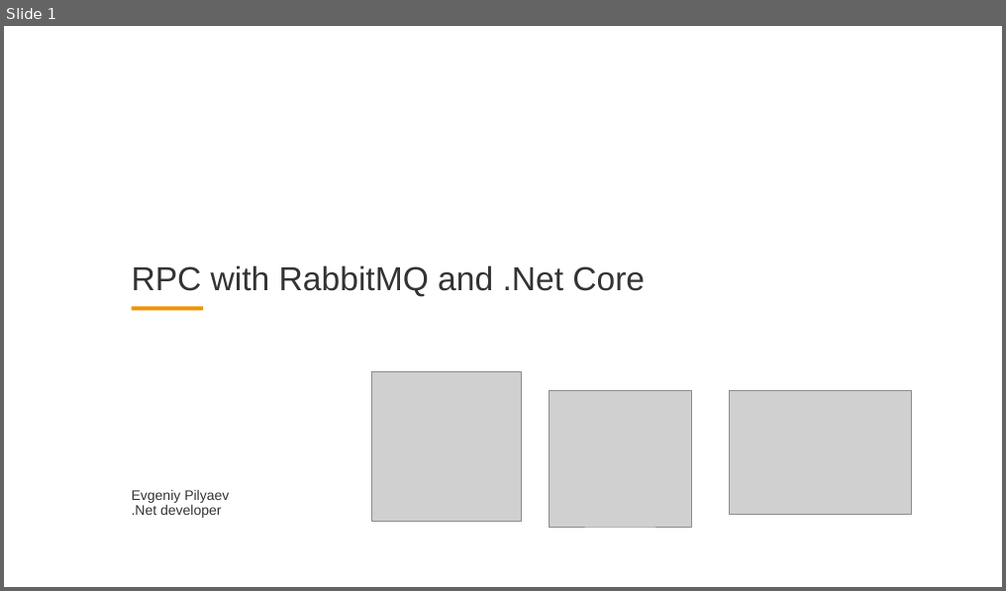
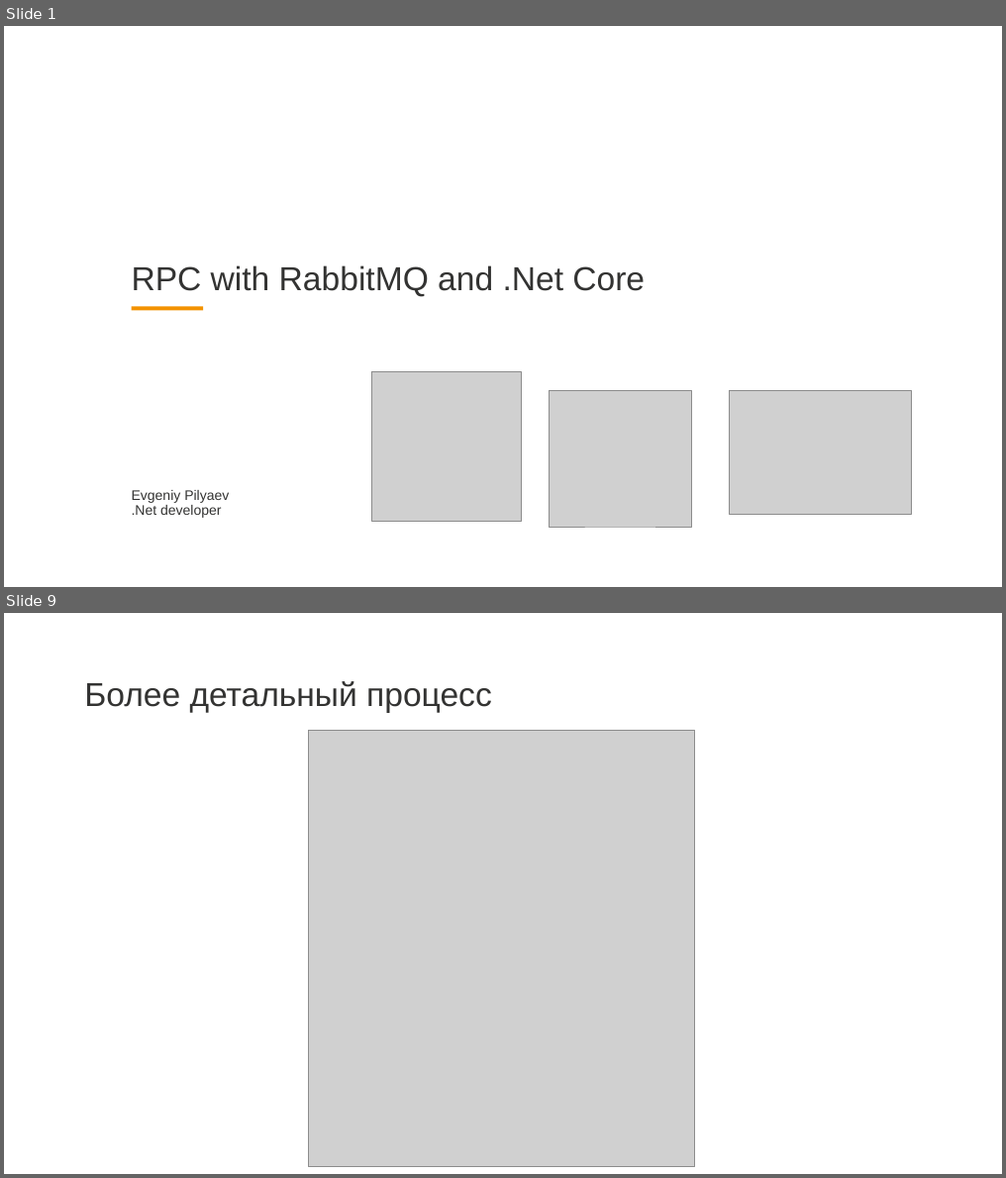
Before and after one commit to EPilyaev/RabbitMQNetCore, a slide deck: RMQ_RPC.pptm. Shown one above the other, each under a label of ours: slide 1 before the commit, slides 1 and 9 after it; the slides between them are not shown. The pictures are 1006x591 and 1006x1178 pixels, drawn with LibreOffice and Linux fonts; fonts in the diff are those of the drawing; grey boxes stand for pictures; background and template pictures are left out. Boxes give left, top, right and bottom in pixels: in the first picture for what was removed or moved away, otherwise in the second. Text is boxed around its words. In the diff, an @@ line names an element or a change of style, - is before the commit and + after.

```diff
--- a/RMQ_RPC.pptm
+++ b/RMQ_RPC.pptm
@@ slide 9 added at <box>4,613,1002,1174</box>, background #FFFFFF @@
@@ title added at <box>84,681,492,712</box>, 48 pt, text #333332 @@
+Более детальный процесс
@@ picture added at <box>308,730,695,1166</box> @@
```
Also in this commit, not shown: 1 slide changed, 7 other slides added.
